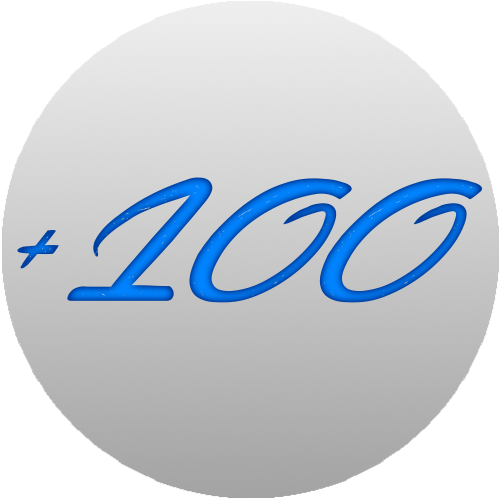
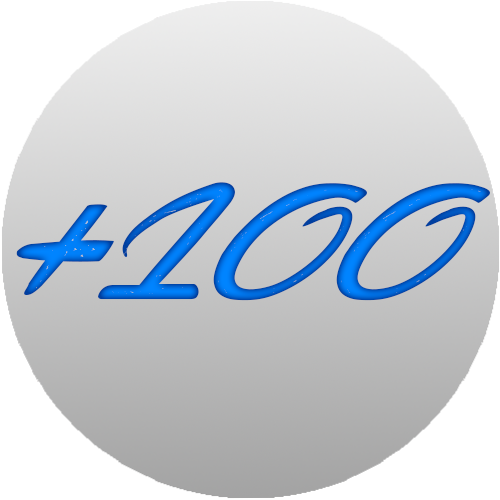
Layers edited between the first and the second 500×500 image:
added layer "+" above "100" over (16, 204, 114, 295)
renamed "+100" to "100", painted on it over (17, 177, 490, 303)
